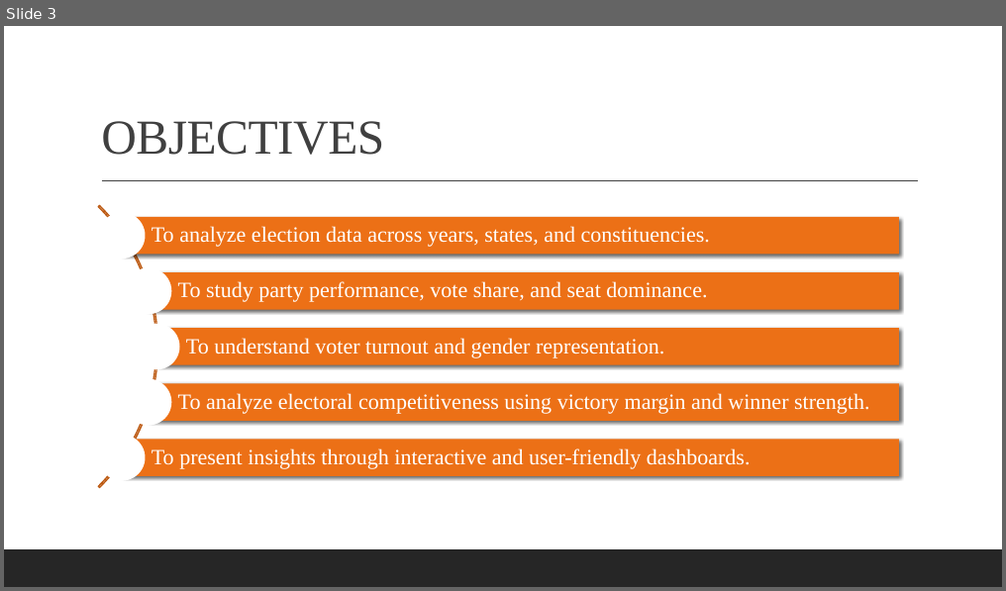
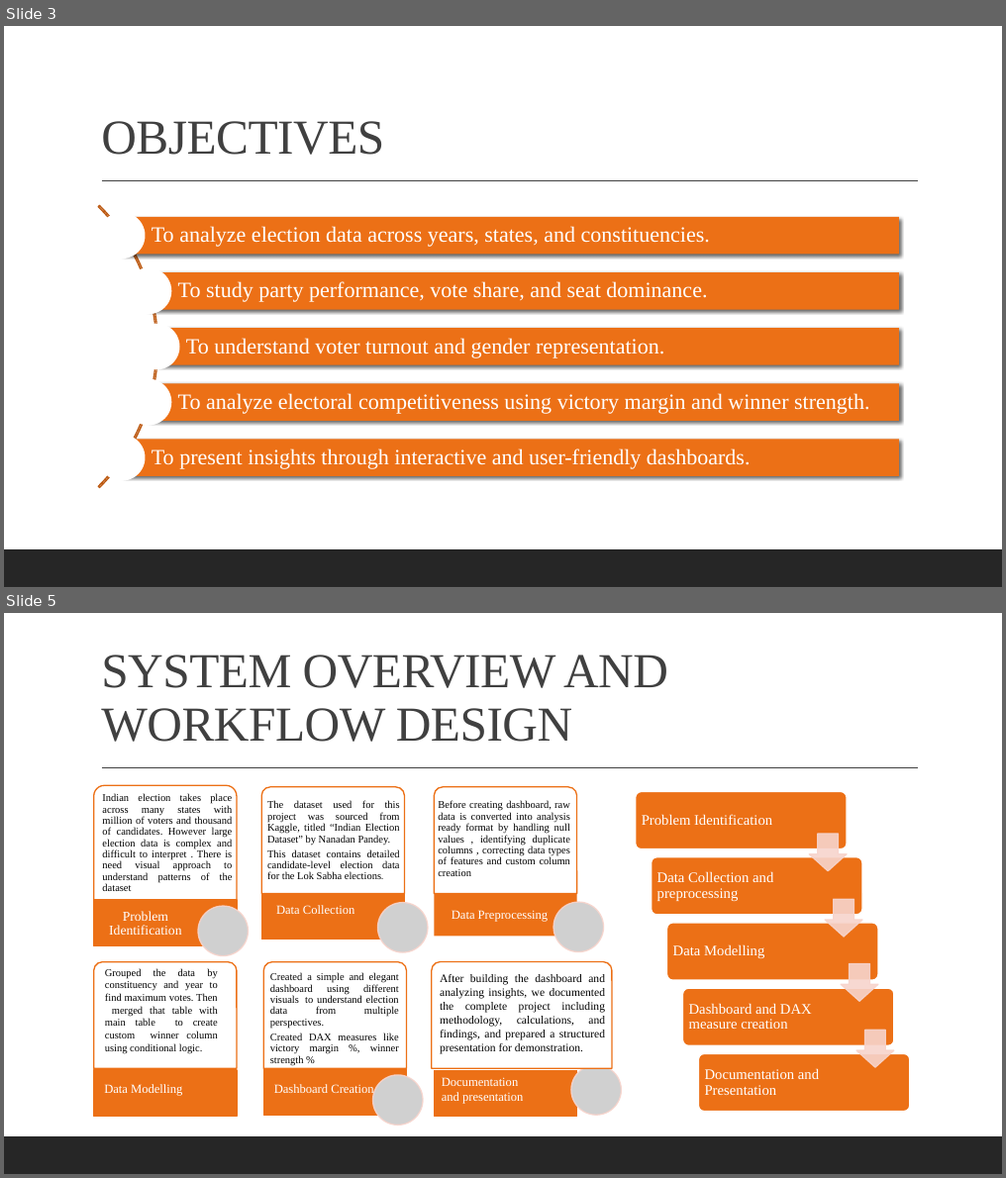
Before and after one commit to aryamishra452/Infosys_Springboard_Virtual_Internship-2026_Batch-11_Team-B, a slide deck: Team Members PPT/KritikaBalpande_ppt.pptx. Shown one above the other, each under a label of ours: slide 3 before the commit, slides 3 and 5 after it; the slides between them are not shown. The pictures are 1006x591 and 1006x1178 pixels, drawn with LibreOffice and Linux fonts; fonts in the diff are those of the drawing; grey boxes stand for pictures. Boxes give left, top, right and bottom in pixels: in the first picture for what was removed or moved away, otherwise in the second. Text is boxed around its words. In the diff, an @@ line names an element or a change of style, - is before the commit and + after.

```diff
--- a/Team Members PPT/KritikaBalpande_ppt.pptx
+++ b/Team Members PPT/KritikaBalpande_ppt.pptx
@@ slide 5 added at (4, 613, 1002, 1174), background #FFFFFF; not listed: 2 template elements that a slide beside it also shows @@
@@ title added at (101, 655, 668, 742), 47 pt, text #404040 @@
+SYSTEM OVERVIEW AND WORKFLOW DESIGN
@@ text added at (102, 793, 233, 891), 10 pt, text #000000 @@
+Indian election takes place across many states with million of voters and thousand of candidates. However large election data is complex and difficult to interpret . There is need visual approach to understand patterns of the dataset
@@ text added at (267, 801, 400, 879), 10 pt, text #000000 @@
+The dataset used for this project was sourced from Kaggle, titled “Indian Election Dataset” by Nanadan Pandey.
+This dataset contains detailed candidate-level election data for the Lok Sabha elections.
@@ text added at (438, 801, 570, 876), 10 pt, text #000000 @@
+Before creating dashboard, raw data is converted into analysis ready format by handling null values , identifying duplicate columns , correcting data types of features and custom column creation
@@ text added at (276, 905, 354, 914), 12 pt, text #FFFFFF @@
+Data Collection
@@ rectangle added at (435, 894, 577, 937), fill #EC7016 @@
@@ text added at (451, 910, 548, 922), 12 pt, text #FFFFFF @@
+Data Preprocessing
@@ text added at (105, 968, 218, 1055), 10 pt, text #000000 @@
+Grouped the data by constituency and year to find maximum votes. Then merged that table with main table to create custom winner column using conditional logic.
@@ round same rect added at (432, 961, 612, 1068), fill #FFFFFF at 90% opacity, outline #EC7016 1.25 pt @@
@@ text added at (270, 972, 399, 1066), 10 pt, text #000000 @@
+Created a simple and elegant dashboard using different visuals to understand election data from multiple perspectives.
+Created DAX measures like victory margin %, winner strength %
@@ text added at (440, 974, 606, 1055), 11 pt, text #000000 @@
+After building the dashboard and analyzing insights, we documented the complete project including methodology, calculations, and findings, and prepared a structured presentation for demonstration.
@@ group added at (636, 792, 910, 1112): 5 rounded rectangles, 5 texts, 4 down arrows @@
+Problem Identification
+Data Collection and preprocessing
+Data Modelling
+Dashboard and DAX measure creation
+Documentation and Presentation
@@ text added at (104, 1084, 182, 1096), 12 pt, text #FFFFFF @@
+Data Modelling
@@ text added at (274, 1084, 373, 1097), 12 pt, text #FFFFFF @@
+Dashboard Creation
@@ text added at (442, 1077, 523, 1104), 12 pt, text #FFFFFF @@
+Documentation and presentation
@@ group added at (94, 786, 622, 1126): 5 round same rects, 5 rectangles, 5 pictures, 1 text @@
+Problem Identification
```
Also in this commit, not shown: 6 slides changed, 3 slides removed.
